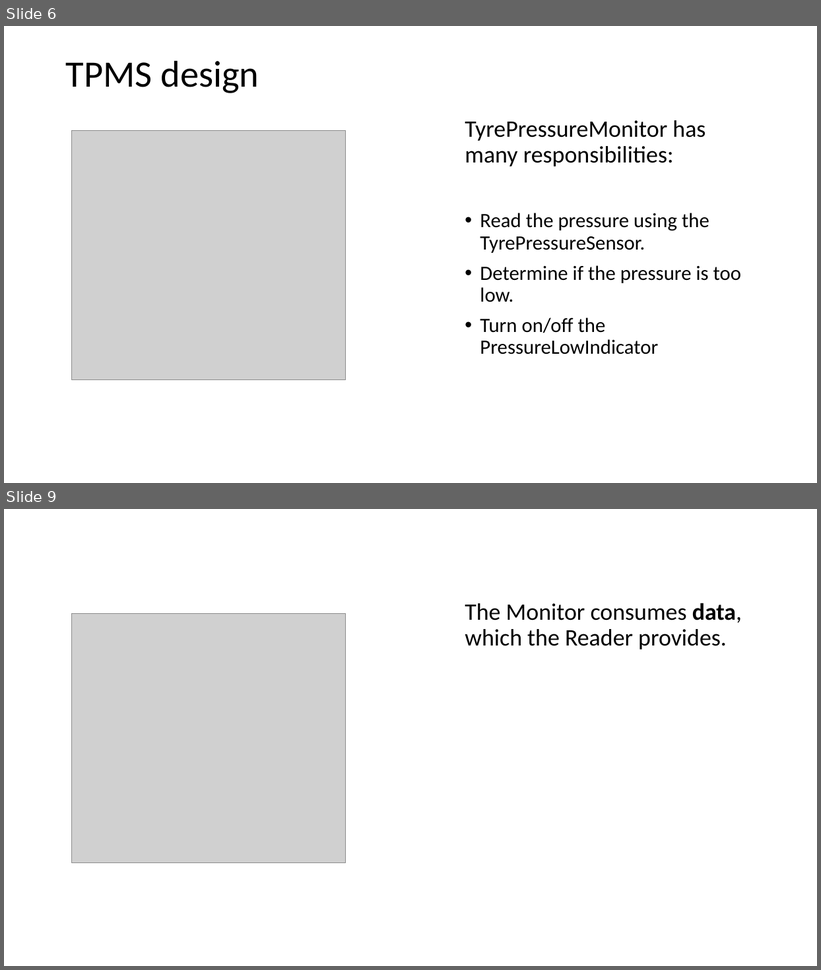
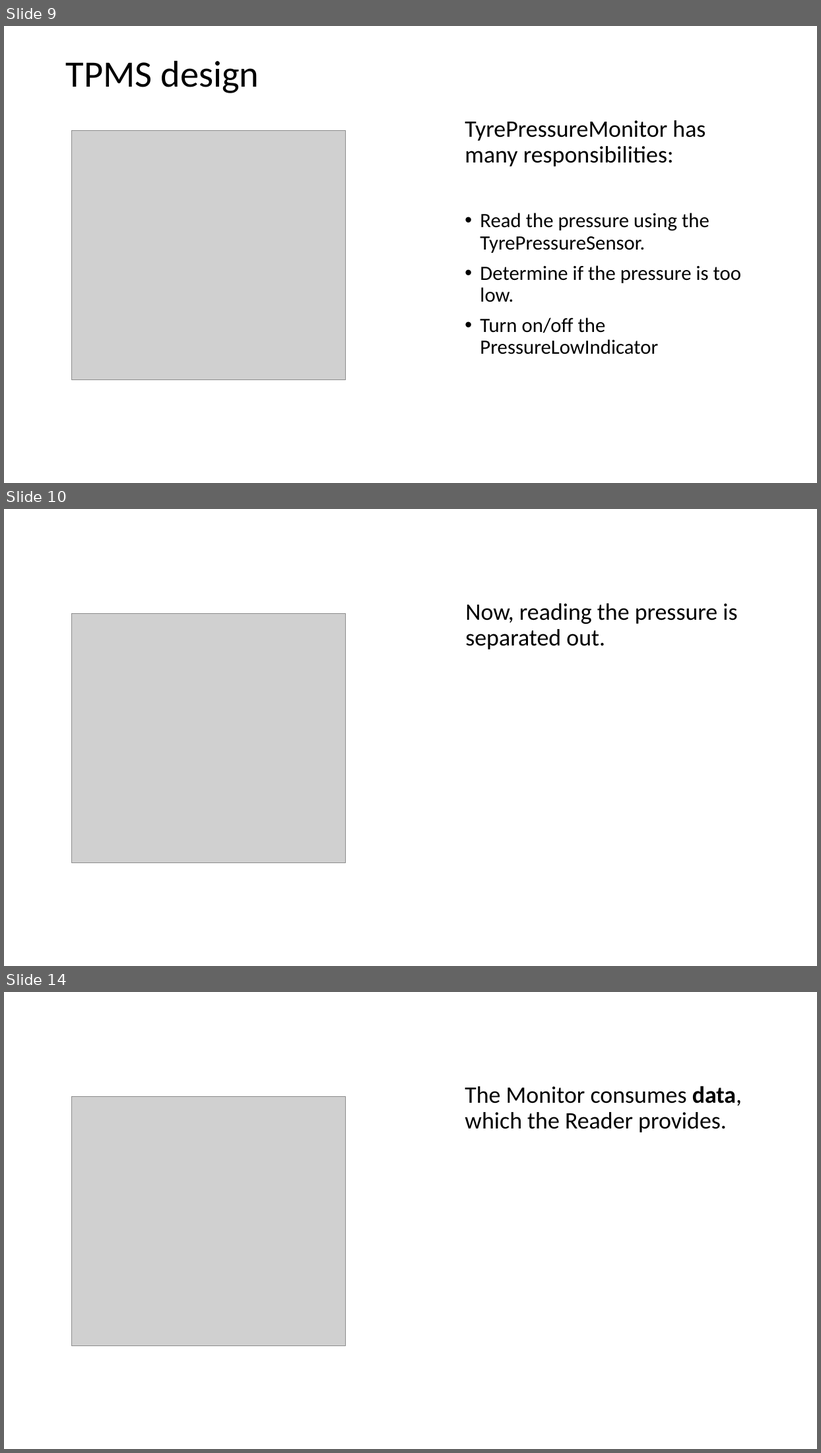
Before and after one commit to codesmurf/st3its3_teaching, a slide deck: 08 Thread Synchronization 2/Thread Synchronization pt 2.pptx. Shown one above the other, each under a label of ours: slides 6 and 9 before the commit, slides 9, 10 and 14 after it; the slides between them are not shown. The pictures are 821x970 and 821x1453 pixels, drawn with LibreOffice and Linux fonts; fonts in the diff are those of the drawing; grey boxes stand for pictures. Boxes give left, top, right and bottom in pixels: in the first picture for what was removed or moved away, otherwise in the second. Text is boxed around its words. In the diff, an @@ line names an element or a change of style, - is before the commit and + after.

```diff
--- a/08 Thread Synchronization 2/Thread Synchronization pt 2.pptx
+++ b/08 Thread Synchronization 2/Thread Synchronization pt 2.pptx
@@ slide 10 added at <box>4,509,817,966</box>, background #FFFFFF @@
@@ text added at <box>465,603,737,650</box>, 28 pt, text #000000 @@
+Now, reading the pressure is separated out.
@@ picture added at <box>72,613,346,863</box> @@
@@ what was slide 6 is now slide 9 @@
@@ what was slide 9 is now slide 14 @@
```
Also in this commit, not shown: 14 slides changed, 18 other slides added, 1 other file.
